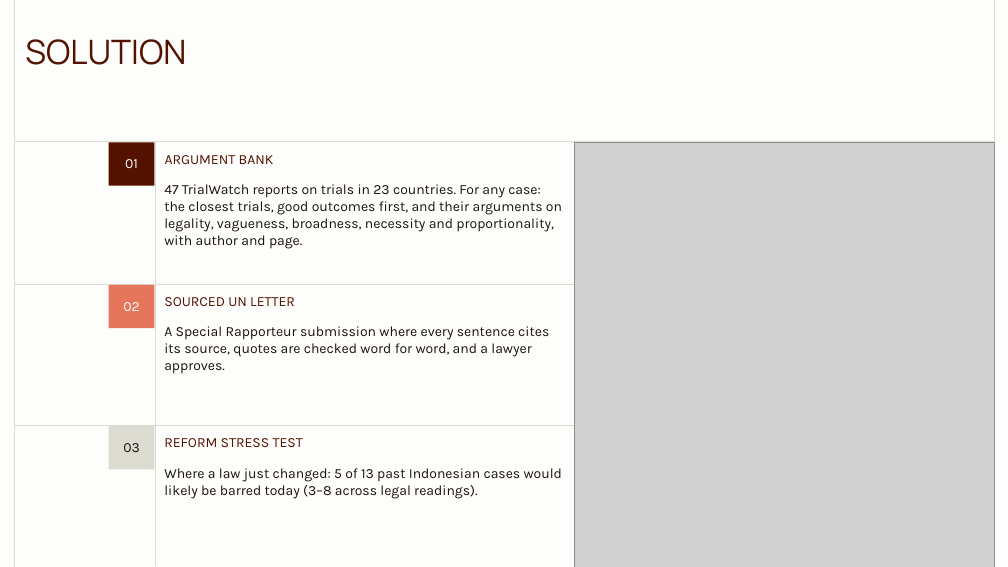
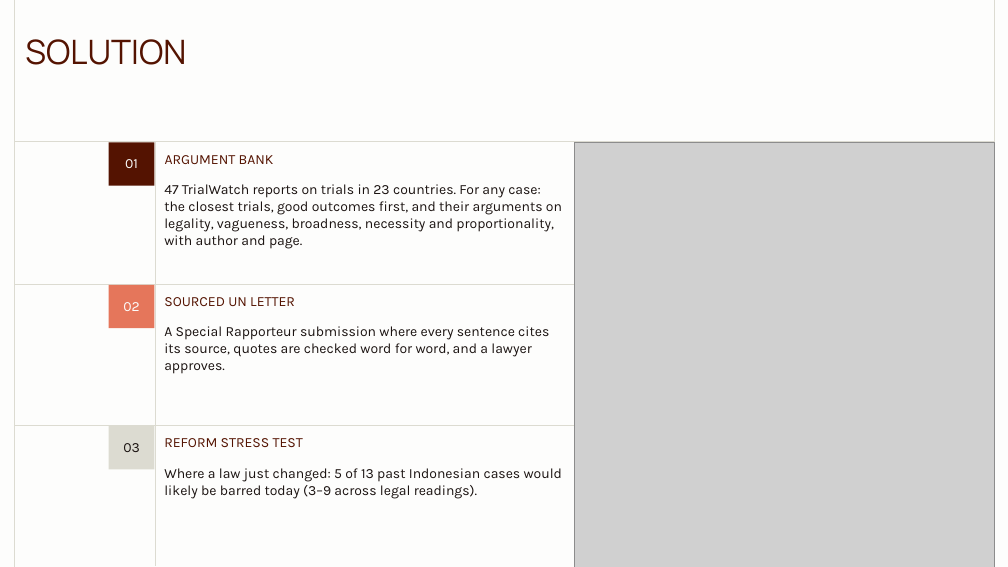
Before and after one commit to valentinasilva8/fairtrial-ai-hackathon, a slide deck: slide 4 of pitch/Precedent_and_Practice.pptx. Drawn at 1008x567 pixels with LibreOffice and Linux fonts; fonts in the diff are those of the drawing; grey boxes stand for pictures. Boxes give left, top, right and bottom in pixels: in the first picture for what was removed or moved away, otherwise in the second. Text is boxed around its words. In the diff, an @@ line names an element or a change of style, - is before the commit and + after.

```diff
--- a/pitch/Precedent_and_Practice.pptx
+++ b/pitch/Precedent_and_Practice.pptx
@@ text at bbox=[164, 468, 562, 499]: text changed @@
-Where a law just changed: 5 of 13 past Indonesian cases would likely be barred today (3–8 across legal readings).
+Where a law just changed: 5 of 13 past Indonesian cases would likely be barred today (3–9 across legal readings).
```
Also in this commit, not shown: 2 other slides changed.
